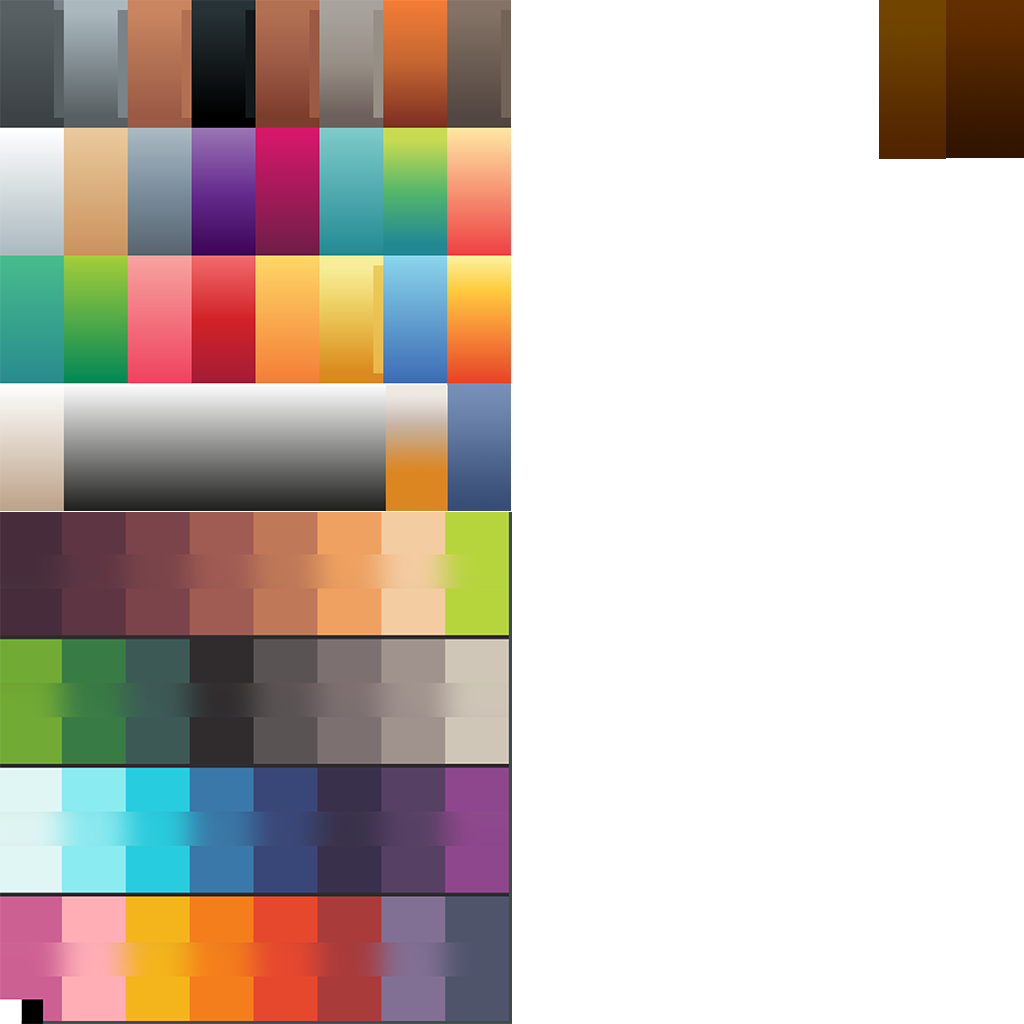
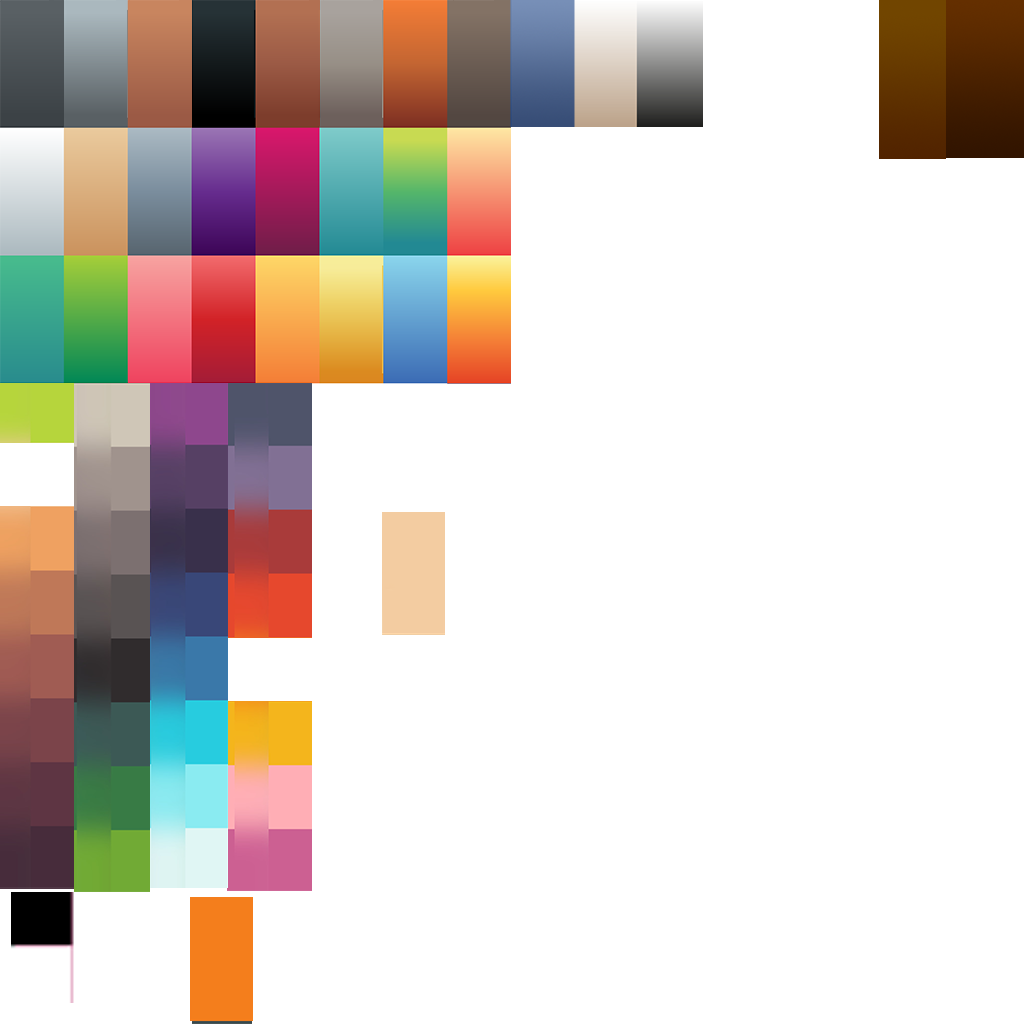
Comparing the layer stacks of the two w=1024, h=1024 images. Changes:
renamed "Gradients" to "SM_Katana SM_Wep_Arrow SM_Wep_Bow and more", hid it, moved it above "Gradient Fill 2", painted on it over (0, 3, 703, 1024)
removed layer "dungeon_texture" over (0, 0, 511, 511)
painted on "Gradient Fill 2", unmasked it over (0, 0, 703, 1024)
